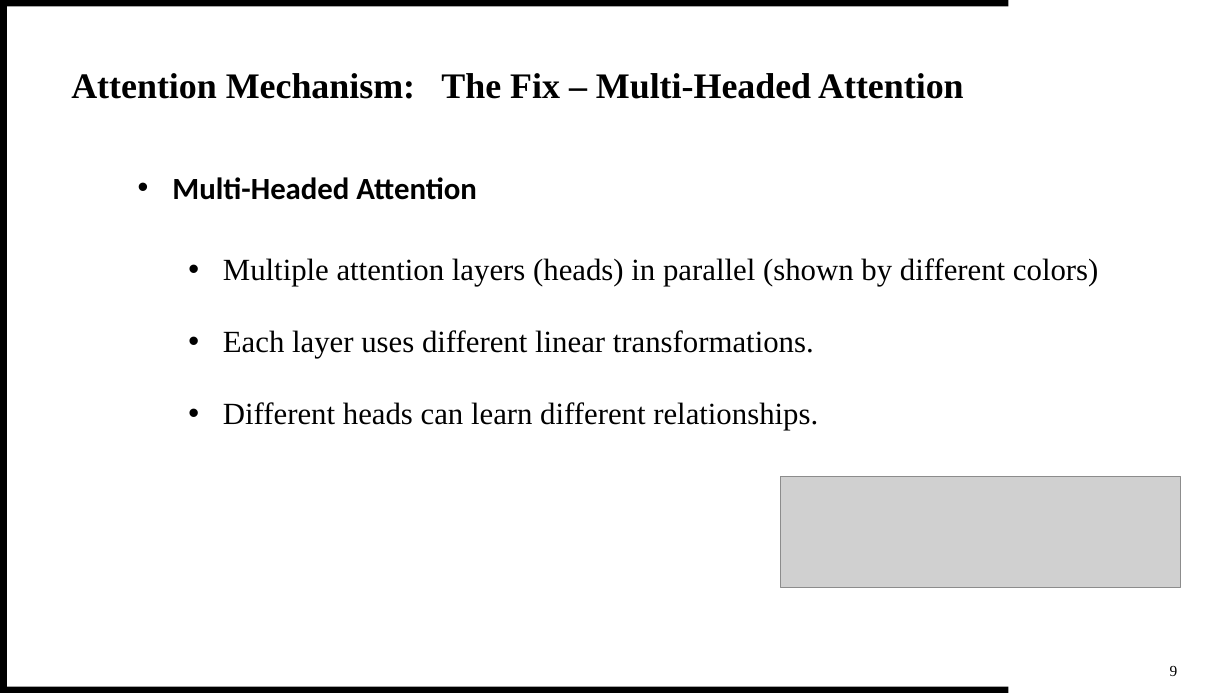
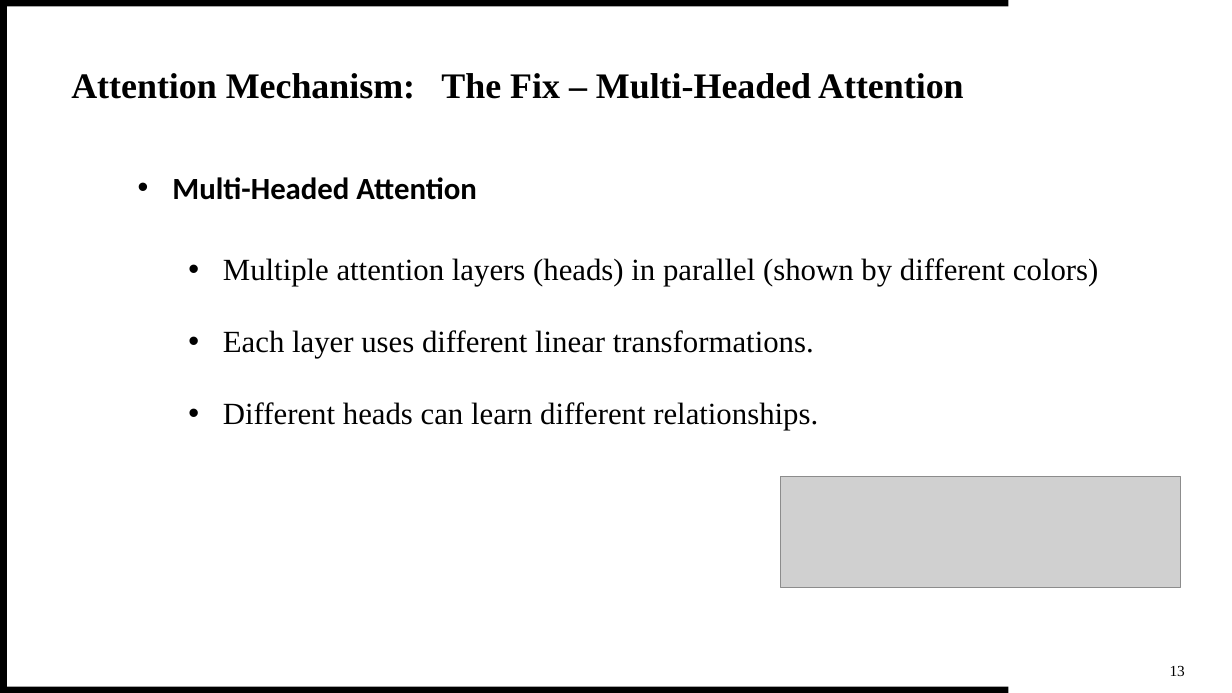
Before and after one commit to theQuert/inlpfun, a slide deck: slide 14 of Lab/REP.pptx (slide 13 before the commit). Drawn at 1232x693 pixels with LibreOffice and Linux fonts; fonts in the diff are those of the drawing; grey boxes stand for pictures. Boxes give left, top, right and bottom in pixels: in the first picture for what was removed or moved away, otherwise in the second. Text is boxed around its words. In the diff, an @@ line names an element or a change of style, - is before the commit and + after.

```diff
--- a/Lab/REP.pptx
+++ b/Lab/REP.pptx
@@ text at (x1=1170, y1=665, x2=1185, y2=676): text changed @@
-9
+13
```
Also in this commit, not shown: 17 other slides changed, 1 slide added, 1 other file.
